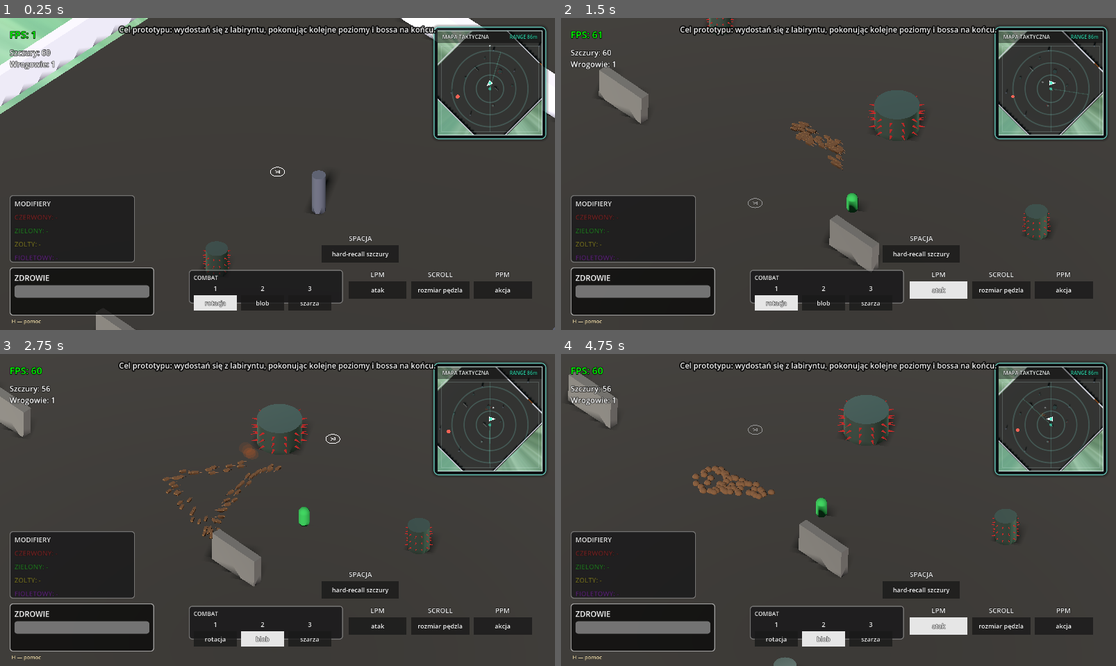
Above: before the commit, frames 1-4 (two rows, left to right).
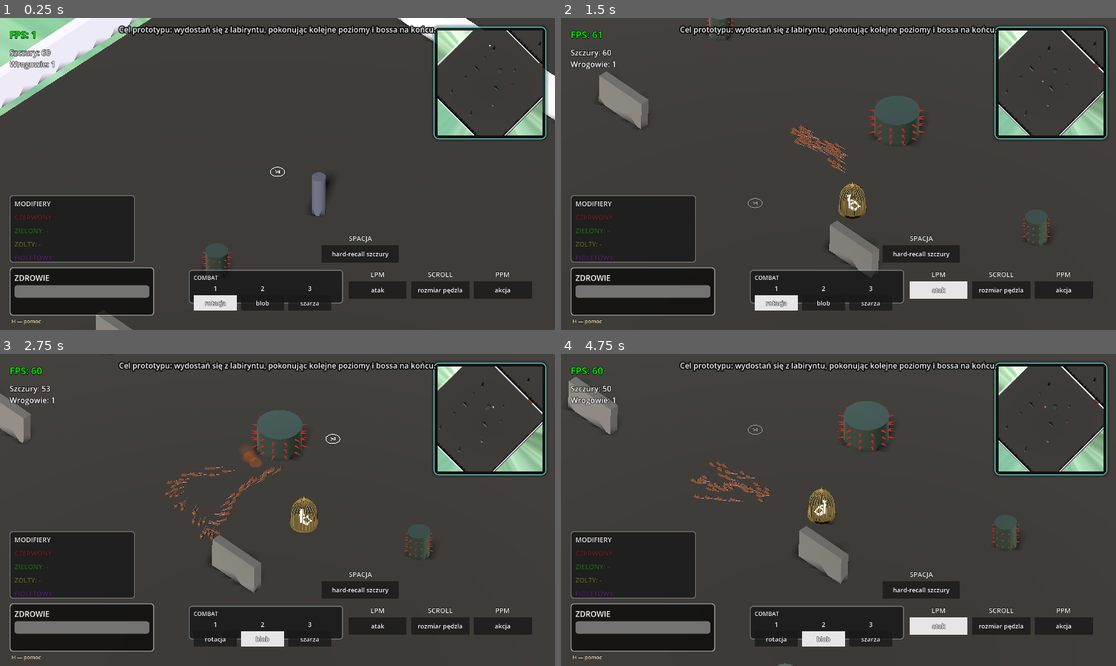
Above: after the commit, the same moments.

Repository: VirtuaIL/ZTGK-Prototyp
Game: Godot game, scene res://scenes/main.tscn
Same seed, same stepped clock (60 frames per second), same inputs: the game is played once before the commit and once after it.
Inputs (mouse positions are in pixels of both pictures, inside the frame that each line leads up to):
- Up to frame 1 (0.25 s): no input
- Up to frame 2 (1.5 s): tap Enter at 0.5 s; move the mouse to (960, 158) at 0.52 s; hold D (move_right) 0.53-1.25 s; hold Space (recall_rats) 0.53-1.25 s; click (960, 158) at 0.67 s; drag from (727, 189) to (810, 236) at 1.27 s
- Up to frame 3 (2.75 s): move the mouse to (333, 441) at 2.02 s; hold D (move_right) from 2.03 s (still down); tap 2 at 2.1 s; click (333, 441) at 2.17 s
- Up to frame 4 (4.75 s): release D (move_right) at 2.75 s; drag from (810, 572) to (672, 463) at 2.77 s; move the mouse to (1005, 556) at 3.52 s; hold A (move_left) 3.53-4.25 s; hold Space (recall_rats) 3.53-4.25 s; click (1005, 556) at 3.67 s; drag from (672, 463) to (755, 432) at 4.27 s

The runs differ from the first frame. In frame 1, 2.8% of the frame differs, in the area x 0-100%, y 0-100%; in frame 2, 4.1%; in frame 3, 4.6%, in the area x 0-98%, y 4-77%; in frame 4, 4.5%.

Commit message:
adding models

Diff:
--- a/scenes/player.tscn
+++ b/scenes/player.tscn
@@ -1,8 +1,9 @@
 [gd_scene format=3 uid="uid://cc6a8vpeg25d1"]
 
 [ext_resource type="Script" uid="uid://c6vmn3rsh3cbm" path="res://scripts/player/player.gd" id="1_script"]
-[ext_resource type="Shader" path="res://scenes/ui/vignette.gdshader" id="2_shader"]
-[ext_resource type="Script" path="res://scripts/ui/minimap_overlay.gd" id="3_minimap_overlay"]
+[ext_resource type="Shader" uid="uid://3r67ixik4bsw" path="res://scenes/ui/vignette.gdshader" id="2_shader"]
+[ext_resource type="Script" uid="uid://b2eo0kavsjl4r" path="res://scripts/ui/minimap_overlay.gd" id="3_minimap_overlay"]
+[ext_resource type="PackedScene" uid="uid://bwu20hik6dpuh" path="res://resources/models/bard/character_v1.fbx" id="4_dqkch"]
 
 [sub_resource type="StandardMaterial3D" id="StandardMaterial3D_1"]
 albedo_color = Color(0.2, 0.7, 0.3, 1)
@@ -13,8 +14,8 @@
 height = 1.6
 
 [sub_resource type="CapsuleShape3D" id="CapsuleShape3D_1"]
-radius = 0.4
-height = 1.6
+radius = 0.9345703
+height = 2.9261475
 
 [sub_resource type="ShaderMaterial" id="ShaderMaterial_Vignette"]
 shader = ExtResource("2_shader")
@@ -35,28 +36,28 @@
 
 [sub_resource type="StyleBoxFlat" id="StyleBoxFlat_MinimapPanel"]
 bg_color = Color(0.0156863, 0.0470588, 0.0588235, 0.78)
+border_width_left = 2
+border_width_top = 2
+border_width_right = 2
+border_width_bottom = 2
 border_color = Color(0.462745, 0.968627, 0.898039, 0.7)
-border_width_left = 2
-border_width_right = 2
-border_width_top = 2
-border_width_bottom = 2
 corner_radius_top_left = 10
 corner_radius_top_right = 10
+corner_radius_bottom_right = 10
 corner_radius_bottom_left = 10
-corner_radius_bottom_right = 10
 shadow_color = Color(0, 0, 0, 0.35)
 shadow_size = 6
-
 
 [node name="Player" type="CharacterBody3D" unique_id=70268198]
 script = ExtResource("1_script")
 
 [node name="MeshInstance3D" type="MeshInstance3D" parent="." unique_id=2005916585]
 transform = Transform3D(1, 0, 0, 0, 1, 0, 0, 0, 1, 0, 0.8, 0)
+visible = false
 mesh = SubResource("CapsuleMesh_1")
 
 [node name="CollisionShape3D" type="CollisionShape3D" parent="." unique_id=1970706798]
-transform = Transform3D(1, 0, 0, 0, 1, 0, 0, 0, 1, 0, 0.8, 0)
+transform = Transform3D(1, 0, 0, 0, 1, 0, 0, 0, 1, 0, 0.8863647, 0)
 shape = SubResource("CapsuleShape3D_1")
 
 [node name="PlayerHUD" type="CanvasLayer" parent="." unique_id=1756583863]
@@ -144,12 +145,12 @@
 
 [node name="SubViewportContainer" type="SubViewportContainer" parent="PlayerHUD/MinimapPanel/Margin" unique_id=55494990]
 layout_mode = 2
+mouse_filter = 2
 stretch = true
-mouse_filter = 2
 
 [node name="SubViewport" type="SubViewport" parent="PlayerHUD/MinimapPanel/Margin/SubViewportContainer" unique_id=607198590]
 handle_input_locally = false
-size = Vector2i(220, 220)
+size = Vector2i(218, 218)
 render_target_update_mode = 4
 
 [node name="MinimapCamera" type="Camera3D" parent="PlayerHUD/MinimapPanel/Margin/SubViewportContainer/SubViewport" unique_id=1409008809]
@@ -157,12 +158,9 @@
 projection = 1
 size = 40.0
 
-[node name="MinimapOverlay" type="Control" parent="PlayerHUD/MinimapPanel/Margin/SubViewportContainer"]
+[node name="MinimapOverlay" type="Control" parent="PlayerHUD/MinimapPanel/Margin/SubViewportContainer" unique_id=487388877]
 layout_mode = 2
-anchors_preset = 15
-anchor_right = 1.0
-anchor_bottom = 1.0
-grow_horizontal = 2
-grow_vertical = 2
 mouse_filter = 2
 script = ExtResource("3_minimap_overlay")
+
+[node name="character_v1" parent="." unique_id=1388833923 instance=ExtResource("4_dqkch")]
--- a/scenes/rat/rat.tscn
+++ b/scenes/rat/rat.tscn
@@ -1,6 +1,7 @@
 [gd_scene format=3 uid="uid://cfwsb5x5uoql8"]
 
 [ext_resource type="Script" uid="uid://b5uopn2fd73k6" path="res://scripts/rat/rat.gd" id="1_script"]
+[ext_resource type="PackedScene" uid="uid://dhcy1av6hw0o7" path="res://resources/models/rat/schoor.fbx" id="2_lwnn2"]
 
 [sub_resource type="StandardMaterial3D" id="StandardMaterial3D_1"]
 albedo_color = Color(0.45, 0.3, 0.18, 1)
@@ -35,16 +36,22 @@
 
 [node name="Body" type="MeshInstance3D" parent="." unique_id=532997029]
 transform = Transform3D(1, 0, 0, 0, 1, 0, 0, 0, 1, 0, 0.075, 0)
+visible = false
 mesh = SubResource("BoxMesh_1")
 
 [node name="Tail" type="MeshInstance3D" parent="." unique_id=911675360]
 transform = Transform3D(1, 0, 0, 0, 0.34202, -0.939693, 0, 0.939693, 0.34202, 0, 0.06, -0.3)
+visible = false
 mesh = SubResource("CylinderMesh_1")
 
 [node name="Head" type="MeshInstance3D" parent="." unique_id=724342941]
 transform = Transform3D(1, 0, 0, 0, 1, 0, 0, 0, 1, 0, 0.1, 0.2)
+visible = false
 mesh = SubResource("SphereMesh_1")
 
 [node name="CollisionShape3D" type="CollisionShape3D" parent="." unique_id=574055437]
 transform = Transform3D(1, 0, 0, 0, 1, 0, 0, 0, 1, 0, 0.075, 0)
 shape = SubResource("BoxShape3D_rat")
+
+[node name="schoor" parent="." unique_id=277951172 instance=ExtResource("2_lwnn2")]
+transform = Transform3D(-4.371139e-08, 0, 1, 0, 1, 0, -1, 0, -4.371139e-08, 0, 0, 0)
--- a/scripts/rat/rat.gd
+++ b/scripts/rat/rat.gd
@@ -99,6 +99,14 @@
 var _current_buff_material: Material = null
 var _blob_mesh: MeshInstance3D = null
 var _is_showing_blob: bool = false
+var _visual_meshes: Array[MeshInstance3D] = []
+var _visual_base_transforms: Dictionary = {}
+var _visual_phase: Dictionary = {}
+var _blob_wobble_time: float = 0.0
+var _blob_wobble_speed: float = 6.5
+var _blob_wobble_amp: float = 0.08
+var _blob_wobble_rot: float = 0.25
+var _blob_wobble_bob: float = 0.03
 
 func _ready() -> void:
 	for child in find_children("*", "VisualInstance3D"):
@@ -130,6 +138,7 @@
 	_blob_mesh.material_override = mat
 	_blob_mesh.visible = false
 	add_child(_blob_mesh)
+	_cache_visual_meshes()
 	default_rat_type = rat_type
 	set_rat_type(int(rat_type))
 
@@ -154,6 +163,10 @@
 	if should_be_blob != _is_showing_blob:
 		_is_showing_blob = should_be_blob
 		show_visuals()
+		if not _is_showing_blob:
+			_reset_blob_visuals()
+	if _is_showing_blob:
+		_update_blob_visuals(delta)
 
 	# ── Purple poison: slow down instead of freezing ──
 	_speed_mult = 1.0
@@ -235,9 +248,7 @@
 
 	if target_mat != _current_buff_material:
 		_current_buff_material = target_mat
-		$Body.material_override = target_mat
-		$Tail.material_override = target_mat
-		$Head.material_override = target_mat
+		_apply_material_override(target_mat)
 
 	match state:
 		State.FOLLOW:
@@ -691,27 +702,20 @@
 
 
 func hide_visuals() -> void:
-	$Body.hide()
-	$Tail.hide()
-	$Head.hide()
+	for m in _visual_meshes:
+		if m:
+			m.hide()
 	_is_showing_blob = false
 	if _blob_mesh:
 		_blob_mesh.hide()
 
 
 func show_visuals() -> void:
-	if _is_showing_blob:
-		$Body.hide()
-		$Tail.hide()
-		$Head.hide()
-		if _blob_mesh:
-			_blob_mesh.show()
-	else:
-		$Body.show()
-		$Tail.show()
-		$Head.show()
-		if _blob_mesh:
-			_blob_mesh.hide()
+	for m in _visual_meshes:
+		if m:
+			m.show()
+	if _blob_mesh:
+		_blob_mesh.hide()
 
 
 func set_wall_collision(enabled: bool) -> void:
@@ -803,9 +807,7 @@
 	if not is_wild:
 		if _current_buff_material != _base_material:
 			_current_buff_material = _base_material
-			$Body.material_override = _base_material
-			$Tail.material_override = _base_material
-			$Head.material_override = _base_material
+			_apply_material_override(_base_material)
 
 func set_wild(wild: bool) -> void:
 	is_wild = wild
@@ -817,9 +819,7 @@
 
 		if mat != _current_buff_material:
 			_current_buff_material = mat
-			$Body.material_override = mat
-			$Tail.material_override = mat
-			$Head.material_override = mat
+			_apply_material_override(mat)
 	else:
 		if is_in_group("wild_rats"):
 			remove_from_group("wild_rats")
@@ -827,9 +827,54 @@
 		_base_material = _make_type_material(default_rat_type, false)
 		if _current_buff_material != _base_material:
 			_current_buff_material = _base_material
-			$Body.material_override = _base_material
-			$Tail.material_override = _base_material
-			$Head.material_override = _base_material
+			_apply_material_override(_base_material)
+
+func _cache_visual_meshes() -> void:
+	_visual_meshes.clear()
+	_visual_base_transforms.clear()
+	_visual_phase.clear()
+	var meshes: Array = find_children("*", "MeshInstance3D")
+	for m in meshes:
+		var mi := m as MeshInstance3D
+		if mi == null:
+			continue
+		if mi == _blob_mesh:
+			continue
+		if mi.name in ["Body", "Tail", "Head"]:
+			continue
+		_visual_meshes.append(mi)
+		_visual_base_transforms[mi] = mi.transform
+		_visual_phase[mi] = randf() * TAU
+
+func _apply_material_override(mat: Material) -> void:
+	for m in _visual_meshes:
+		if m:
+			m.material_override = mat
+
+
+func _update_blob_visuals(delta: float) -> void:
+	_blob_wobble_time += delta
+	for m in _visual_meshes:
+		if m == null:
+			continue
+		var base_t: Transform3D = _visual_base_transforms.get(m, m.transform)
+		var phase: float = _visual_phase.get(m, 0.0)
+		var t := _blob_wobble_time * _blob_wobble_speed + phase
+		var s := 1.0 + sin(t) * _blob_wobble_amp
+		var yaw := sin(t * 0.7) * _blob_wobble_rot
+		var bob := sin(t * 1.3) * _blob_wobble_bob
+		var basis := base_t.basis
+		basis = basis.rotated(Vector3.UP, yaw)
+		basis = basis.scaled(Vector3(s, s, s))
+		var origin := base_t.origin + Vector3(0, bob, 0)
+		m.transform = Transform3D(basis, origin)
+
+func _reset_blob_visuals() -> void:
+	for m in _visual_meshes:
+		if m == null:
+			continue
+		if _visual_base_transforms.has(m):
+			m.transform = _visual_base_transforms[m]
 
 func _process_wild(delta: float) -> void:
 	_wild_timer -= delta
Binary file added: resources/models/bard/character_v1.fbx
Not shown, added: resources/models/bard/character_v1.fbx.import
Binary file added: resources/models/bard/character_v1_0.png
Not shown, added: resources/models/bard/character_v1_0.png.import
Binary file added: resources/models/rat/schoor.fbx
Not shown, added: resources/models/rat/schoor.fbx.import
Binary file added: resources/models/rat/schoor_0.png
Not shown, added: resources/models/rat/schoor_0.png.import
Not shown: 1 places in scenes/player.tscn that only renumber resources
